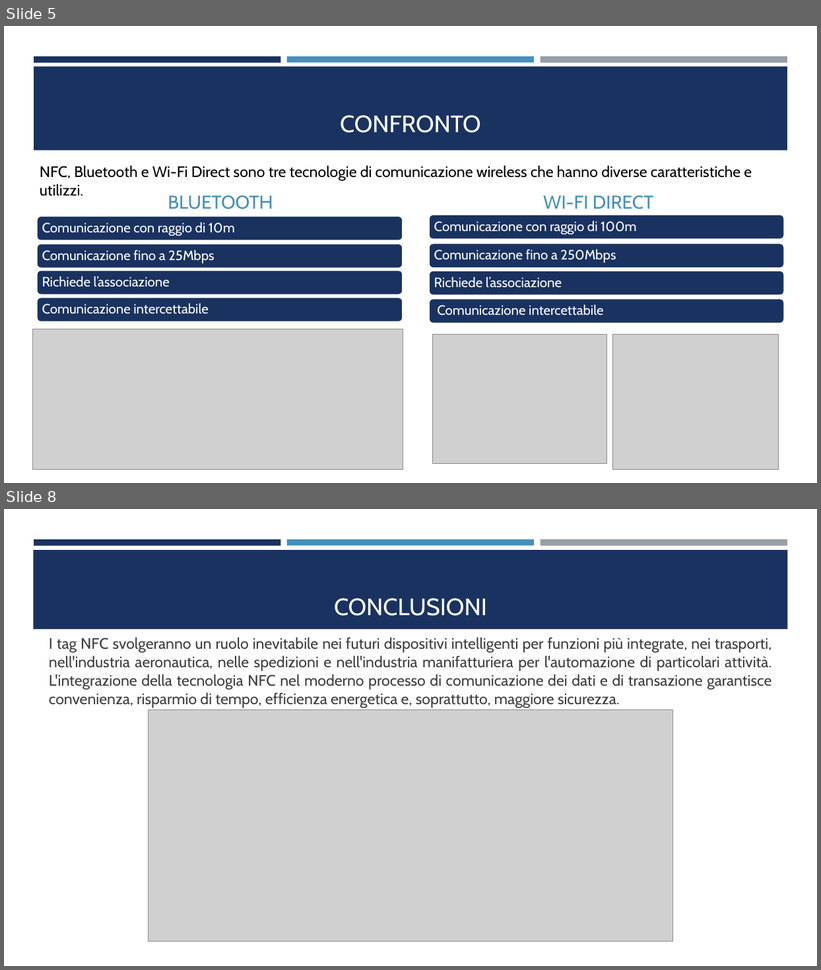
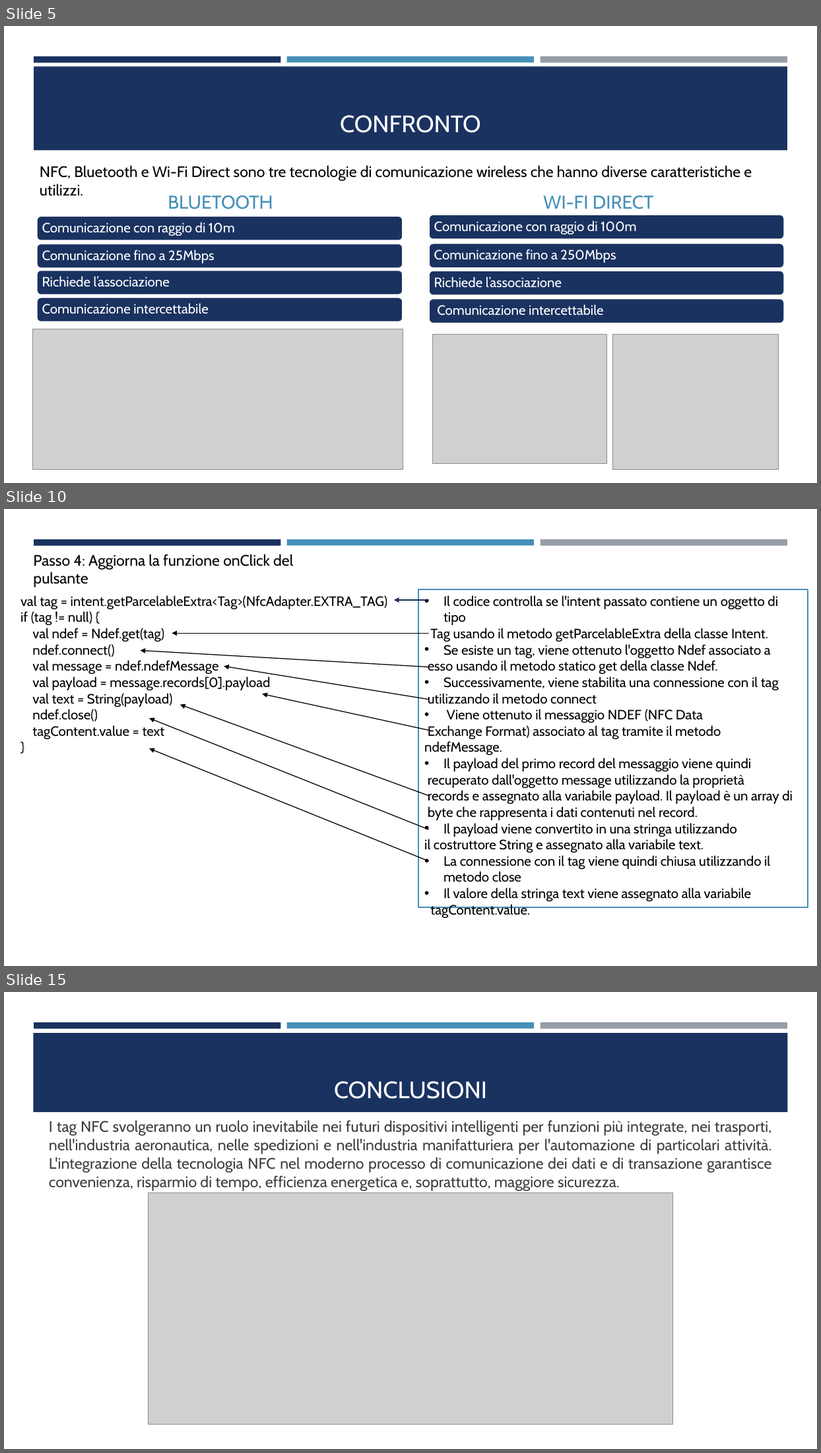
Before and after one commit to AndreaBedei1/Relazione-NFC, a slide deck: Presentazione_NFC/NFC.pptx. Shown one above the other, each under a label of ours: slides 5 and 8 before the commit, slides 5, 10 and 15 after it; the slides between them are not shown. The pictures are 821x970 and 821x1453 pixels, drawn with LibreOffice and Linux fonts; fonts in the diff are those of the drawing; grey boxes stand for pictures. Boxes give left, top, right and bottom in pixels: in the first picture for what was removed or moved away, otherwise in the second. Text is boxed around its words. In the diff, an @@ line names an element or a change of style, - is before the commit and + after.

```diff
--- a/Presentazione_NFC/NFC.pptx
+++ b/Presentazione_NFC/NFC.pptx
@@ slide 10 added at <box>4,509,817,966</box>, background #FFFFFF; not listed: 3 template elements that a slide beside it also shows @@
@@ text added at <box>33,554,293,588</box>, 18 pt, text #000000 @@
+Passo 4: Aggiorna la funzione onClick del pulsante
@@ text added at <box>20,595,388,739</box>, 16 pt, text #000000 @@
+val tag = intent.getParcelableExtra<Tag>(NfcAdapter.EXTRA_TAG)
+if (tag != null) {
+val ndef = Ndef.get(tag)
+ndef.connect()
+val message = ndef.ndefMessage
+val payload = message.records[0].payload
+val text = String(payload)
+ndef.close()
+tagContent.value = text
+}
@@ arrow added from (428, 600) to (395, 600), #172D56 1 pt @@
@@ rectangle added at <box>418,590,809,908</box>, fill #FFFFFF, outline #4590B8 1.75 pt, 16 pt, text #000000 @@
+• Il codice controlla se l'intent passato contiene un oggetto di tipo
+Tag usando il metodo getParcelableExtra della classe Intent.
+• Se esiste un tag, viene ottenuto l'oggetto Ndef associato a
+esso usando il metodo statico get della classe Ndef.
+• Successivamente, viene stabilita una connessione con il tag
+utilizzando il metodo connect
+• Viene ottenuto il messaggio NDEF (NFC Data
+Exchange Format) associato al tag tramite il metodo ndefMessage.
+• Il payload del primo record del messaggio viene quindi
+recuperato dall'oggetto message utilizzando la proprietà
+records e assegnato alla variabile payload. Il payload è un array di
+byte che rappresenta i dati contenuti nel record.
+• Il payload viene convertito in una stringa utilizzando
+il costruttore String e assegnato alla variabile text.
+• La connessione con il tag viene quindi chiusa utilizzando il metodo close
+• Il valore della stringa text viene assegnato alla variabile
+tagContent.value.
@@ arrow added from (428, 634) to (172, 634), #000000 1 pt @@
@@ arrow added from (428, 667) to (140, 650), #000000 1 pt @@
@@ arrow added from (428, 699) to (224, 666), #000000 1 pt @@
@@ arrow added from (428, 795) to (180, 705), #000000 1 pt @@
@@ arrow added from (428, 730) to (262, 694), #000000 1 pt @@
@@ arrow added from (428, 830) to (149, 718), #000000 1 pt @@
@@ arrow added from (428, 861) to (149, 749), #000000 1 pt @@
@@ what was slide 8 is now slide 15 @@
```
Also in this commit, not shown: 1 slide changed, 6 other slides added.
